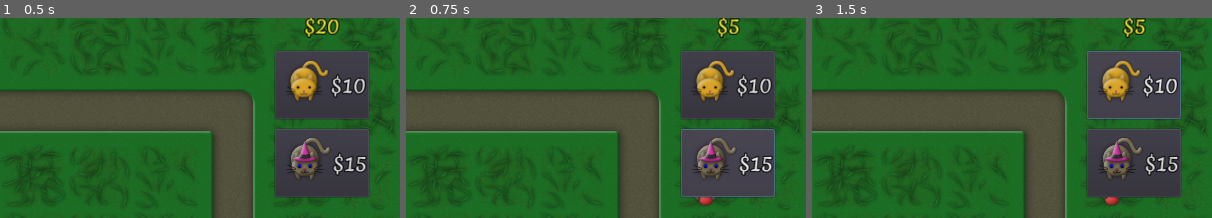
Above: before the commit, frames 1-3 (left to right).
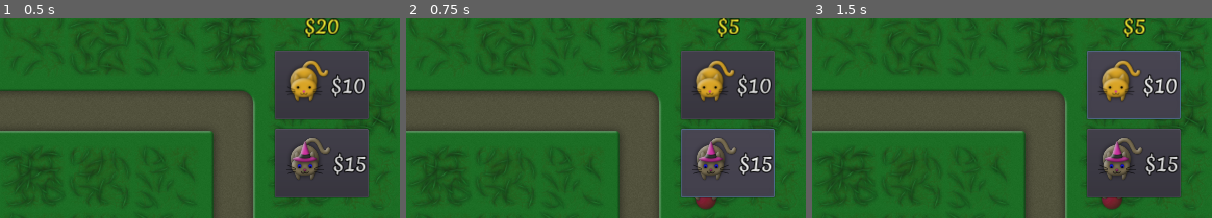
Above: after the commit, the same moments.

Repository: vibrunazo/godot-cats
Game: Godot game, scene res://scenes/Map.tscn
Two runs of this game, one before a commit and one after it. Both use one fixed random seed, a clock stepped at 60 frames per second and the inputs below.
Inputs:
- Up to frame 1 (0.5 s): no input
- Up to frame 2 (0.75 s): click "$15" at 0.5 s
- Up to frame 3 (1.5 s): click "$10" at 1.25 s
The pictures show only the part of the screen within x 50-100%, y 2-52%; the shares and areas given below are measured in that part.

Frame 1 is identical in both runs. In frame 2, 0.2% of the frame differs, in the area x 72-78%, y 89-96%; in frame 3, 0.2%.

Commit message:
cat2 has custom bullet

Diff:
--- a/project.godot
+++ b/project.godot
@@ -19,6 +19,11 @@
 "language": "GDScript",
 "path": "res://scenes/cats/Cat.gd"
 }, {
+"base": "Node2D",
+"class": "Cat2",
+"language": "GDScript",
+"path": "res://scenes/cats/Cat02.gd"
+}, {
 "base": "PathFollow2D",
 "class": "Mouse",
 "language": "GDScript",
@@ -26,7 +31,8 @@
 } ]
 _global_script_class_icons={
 "Bullet": "res://assets/ball.png",
-"Cat": "",
+"Cat": "res://assets/cat01.png",
+"Cat2": "res://assets/cat02.png",
 "Mouse": "res://assets/mouse01.png"
 }
 
--- /dev/null
+++ b/scenes/Bullet02.tscn
@@ -0,0 +1,24 @@
+[gd_scene load_steps=4 format=2]
+
+[ext_resource path="res://assets/ball.png" type="Texture" id=1]
+[ext_resource path="res://scenes/Bullet.gd" type="Script" id=2]
+
+[sub_resource type="RectangleShape2D" id=1]
+extents = Vector2( 20, 20 )
+
+[node name="Bullet" type="Node2D"]
+script = ExtResource( 2 )
+damage = 25
+
+[node name="Sprite" type="Sprite" parent="."]
+modulate = Color( 0.886275, 0.313726, 0.85098, 0.737255 )
+scale = Vector2( 2, 2 )
+z_index = 20
+texture = ExtResource( 1 )
+
+[node name="Area2D" type="Area2D" parent="."]
+
+[node name="CollisionShape2D" type="CollisionShape2D" parent="Area2D"]
+shape = SubResource( 1 )
+
+[connection signal="area_entered" from="Area2D" to="." method="_on_Area2D_area_entered"]
--- a/scenes/cats/Cat.gd
+++ b/scenes/cats/Cat.gd
@@ -1,6 +1,6 @@
 extends Node2D
 
-class_name Cat, "res://assets/cat02.png"
+class_name Cat, "res://assets/cat01.png"
 signal clicked
 
 
--- a/scenes/cats/Cat.tscn
+++ b/scenes/cats/Cat.tscn
@@ -1,7 +1,7 @@
 [gd_scene load_steps=14 format=2]
 
 [ext_resource path="res://scenes/cats/Cat.gd" type="Script" id=1]
-[ext_resource path="res://scenes/CatClickArea.gd" type="Script" id=2]
+[ext_resource path="res://scenes/cats/CatClickArea.gd" type="Script" id=2]
 [ext_resource path="res://assets/ball.png" type="Texture" id=3]
 [ext_resource path="res://assets/cat01_hand.png" type="Texture" id=4]
 [ext_resource path="res://assets/cat01_body.png" type="Texture" id=5]
--- /dev/null
+++ b/scenes/cats/Cat02.gd
@@ -0,0 +1,16 @@
+extends "res://scenes/cats/Cat.gd"
+
+class_name Cat2, "res://assets/cat02.png"
+
+
+
+# Called when the node enters the scene tree for the first time.
+func _ready():
+	._ready()
+	print('cat 2 ready')
+	bullet_scene = preload("res://scenes/Bullet02.tscn")
+
+
+# Called every frame. 'delta' is the elapsed time since the previous frame.
+#func _process(delta):
+#	pass
--- a/scenes/cats/Cat02.tscn
+++ b/scenes/cats/Cat02.tscn
@@ -1,7 +1,7 @@
 [gd_scene load_steps=14 format=2]
 
-[ext_resource path="res://scenes/cats/Cat.gd" type="Script" id=1]
-[ext_resource path="res://scenes/CatClickArea.gd" type="Script" id=2]
+[ext_resource path="res://scenes/cats/Cat02.gd" type="Script" id=1]
+[ext_resource path="res://scenes/cats/CatClickArea.gd" type="Script" id=2]
 [ext_resource path="res://assets/ball.png" type="Texture" id=3]
 [ext_resource path="res://assets/selection_circle.png" type="Texture" id=4]
 [ext_resource path="res://assets/cat02_head.png" type="Texture" id=5]
@@ -396,7 +396,7 @@
 [node name="Cat" type="Node2D"]
 script = ExtResource( 1 )
 damage = 25
-shot_speed = 250
+shot_speed = 200
 
 [node name="SelectionCircle" type="Sprite" parent="."]
 visible = false
@@ -415,9 +415,10 @@
 [node name="SpawnPosition" type="Position2D" parent="Turret"]
 position = Vector2( 41.8, -0.000151316 )
 rotation = -1.5708
-scale = Vector2( 1.15, 0.95 )
+scale = Vector2( 1.6, 1.6 )
 
 [node name="BulletSprite" type="Sprite" parent="Turret/SpawnPosition"]
+modulate = Color( 0.784314, 0.160784, 0.913725, 0.717647 )
 z_index = 9
 texture = ExtResource( 3 )
 
Renamed: scenes/CatClickArea.gd -> scenes/cats/CatClickArea.gd
